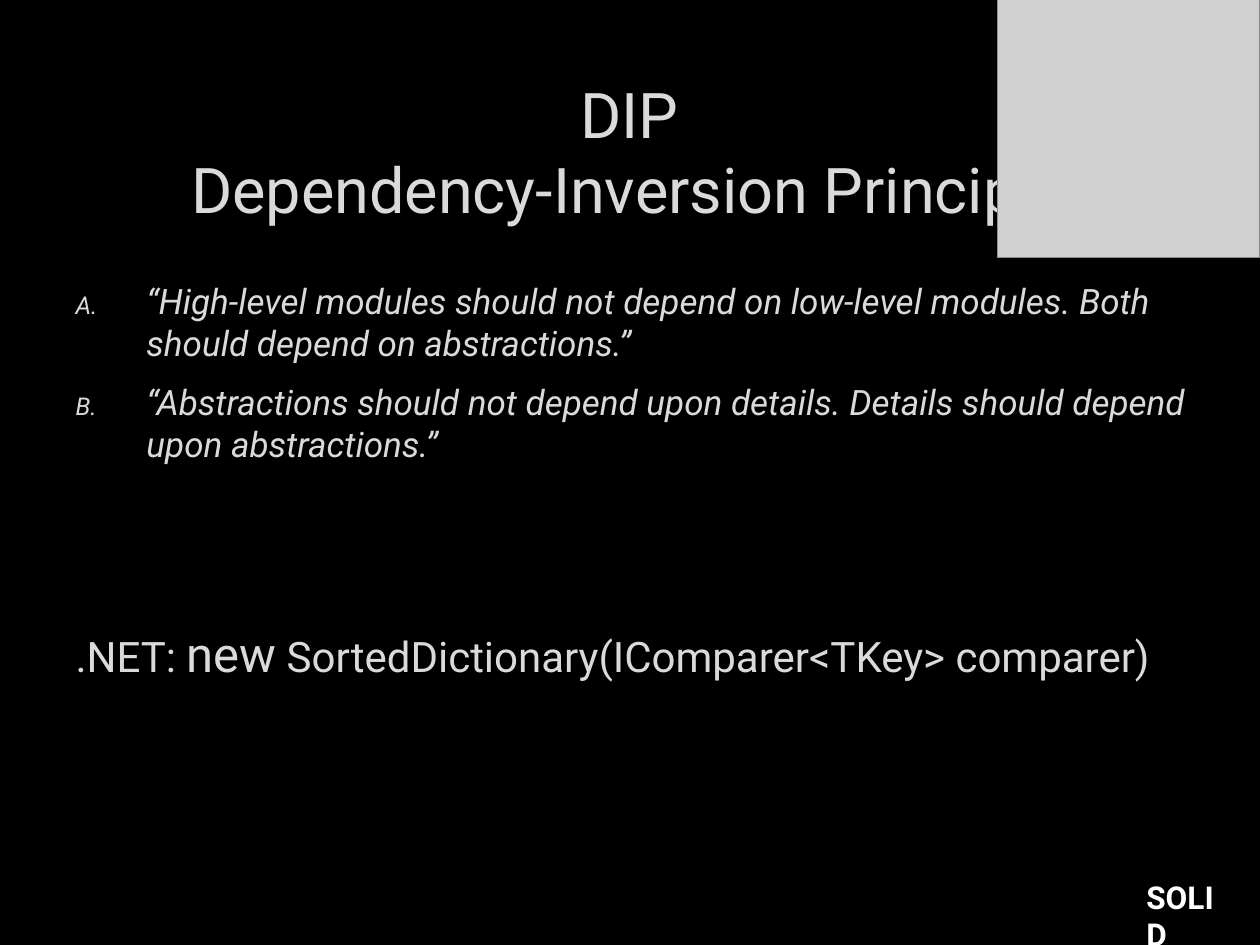
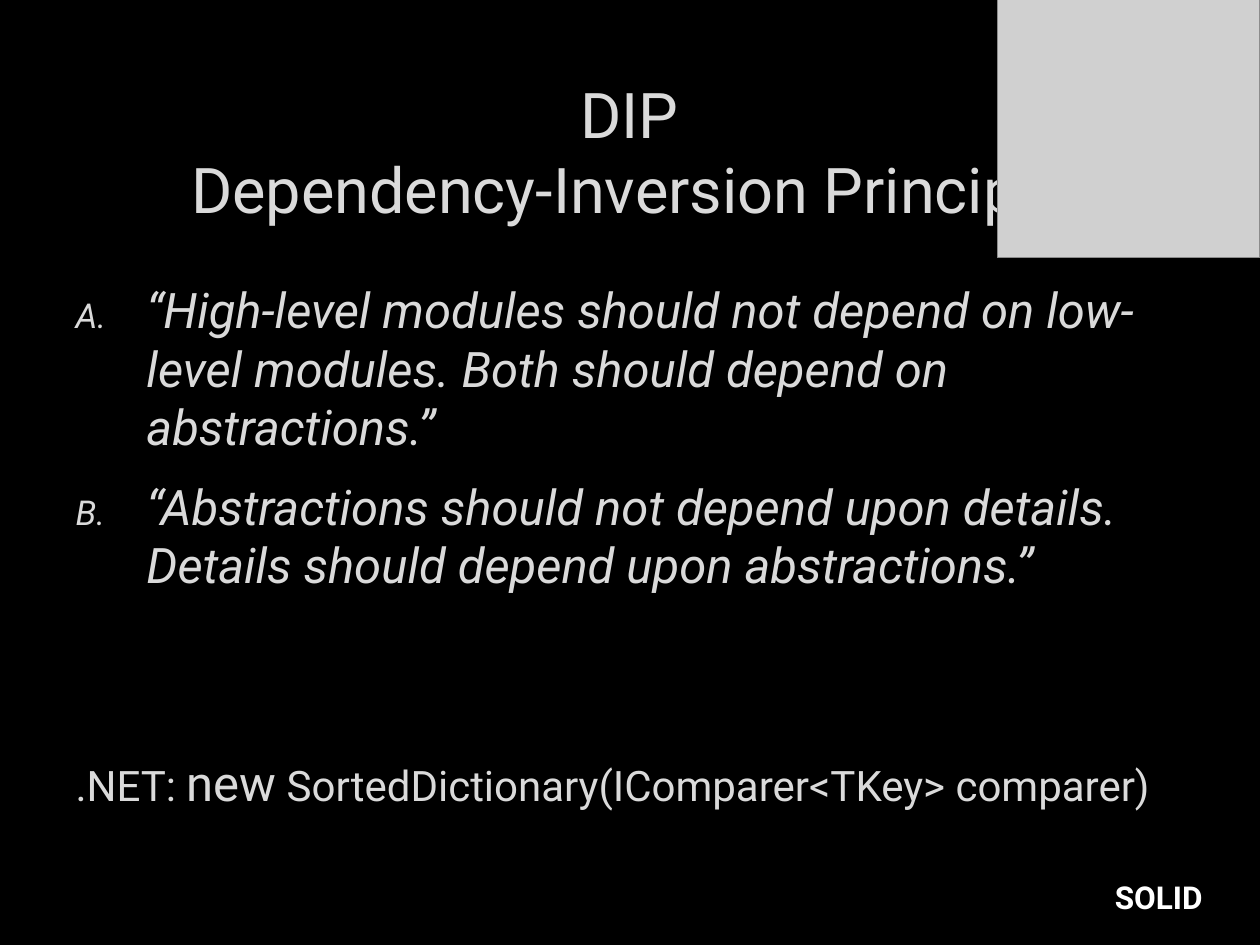
Before and after one commit to itenium-be/Talk-DesignPatterns, a slide deck: slide 20 of patterns.pptx. Drawn at 1260x945 pixels with LibreOffice and Linux fonts; fonts in the diff are those of the drawing; grey boxes stand for pictures; background and template pictures are left out. Boxes give left, top, right and bottom in pixels: in the first picture for what was removed or moved away, otherwise in the second. Text is boxed around its words. In the diff, an @@ line names an element or a change of style, - is before the commit and + after.

Commit message:
more pptx layout

```diff
--- a/patterns.pptx
+++ b/patterns.pptx
@@ text at bbox=[146, 291, 1133, 593]: size 20 to 28 pt in "“High-level modules should not depend on low-level ...", "“Abstractions should not depend upon details. Details ..."; more space between paragraphs @@
@@ text "SOLID" rewrapped from bbox=[1134, 872, 1239, 922] to bbox=[1115, 886, 1203, 910] @@
```
Also in this commit, not shown: 20 other slides changed.
